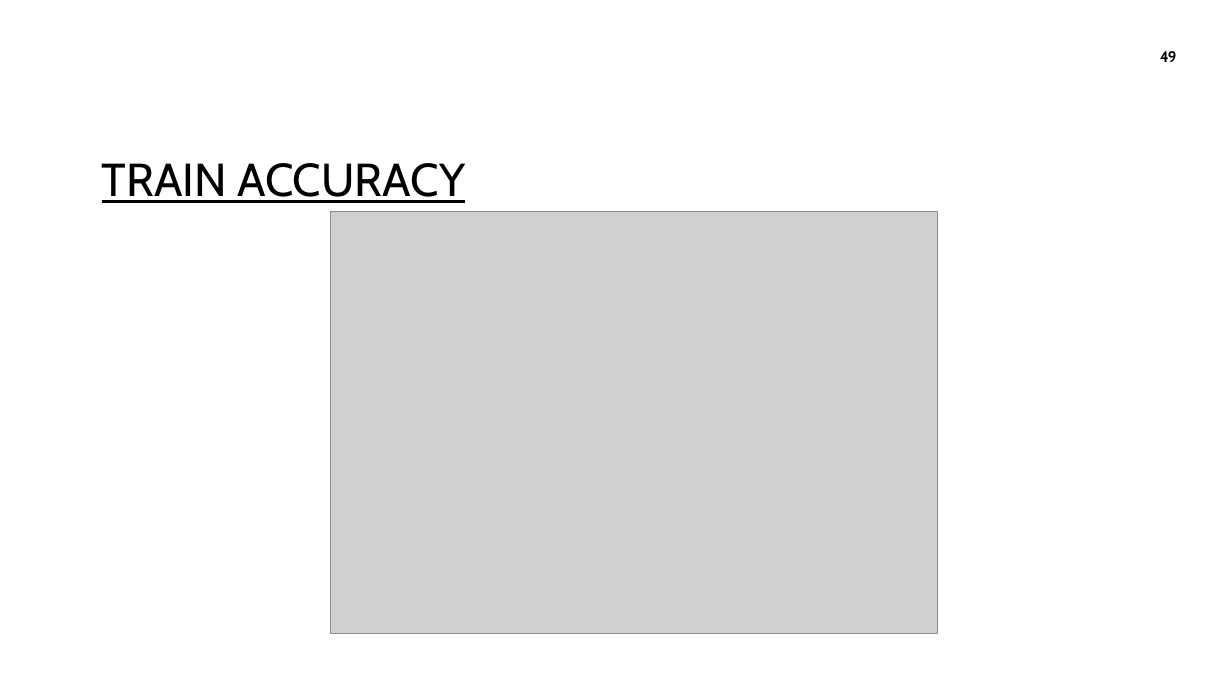
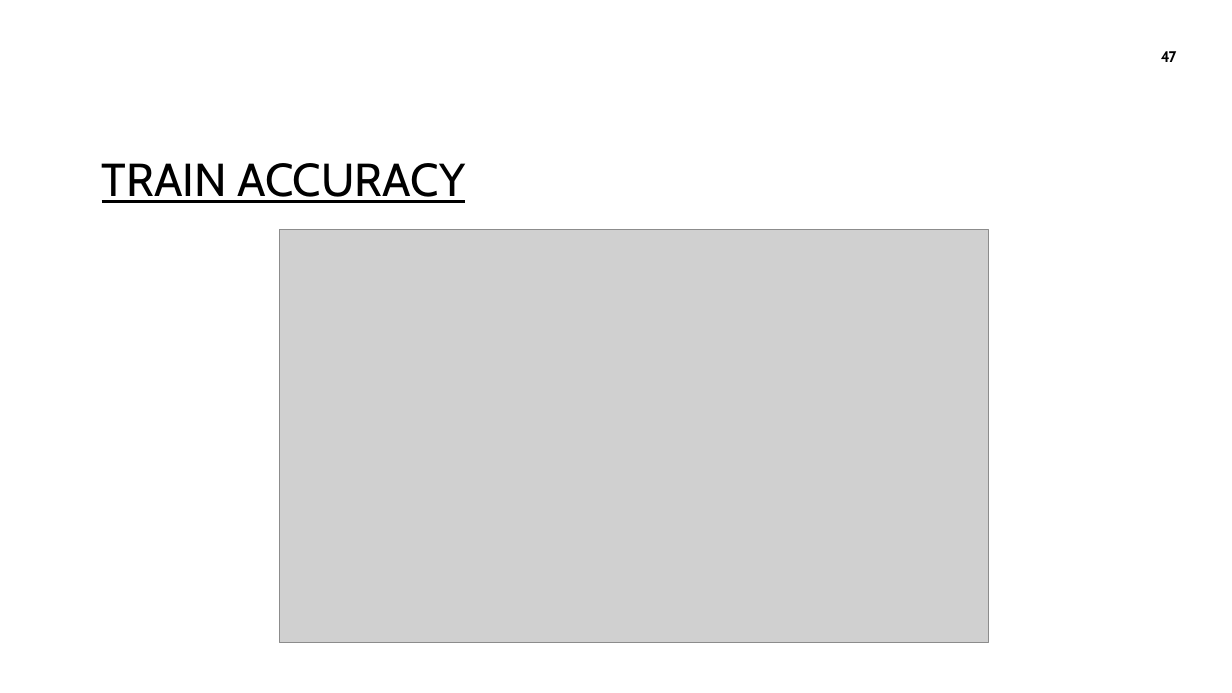
Before and after one commit to Karthikeyanswami/Hallucination-Detection-in-LLMs, a slide deck: slide 47 of MINI_PROJECT/HALLUCINATION DETECTION IN LLMs.pptx (slide 49 before the commit). Drawn at 1232x693 pixels with LibreOffice and Linux fonts; fonts in the diff are those of the drawing; grey boxes stand for pictures; background and template pictures are left out. Boxes give left, top, right and bottom in pixels: in the first picture for what was removed or moved away, otherwise in the second. Text is boxed around its words. In the diff, an @@ line names an element or a change of style, - is before the commit and + after.

```diff
--- a/MINI_PROJECT/HALLUCINATION DETECTION IN LLMs.pptx
+++ b/MINI_PROJECT/HALLUCINATION DETECTION IN LLMs.pptx
@@ page number at box(1161, 51, 1177, 62): text changed @@
-49
+47
@@ picture: place and size @@
-picture at box(331, 212, 937, 634)
+picture at box(279, 229, 988, 643)
```
Also in this commit, not shown: 4 other slides changed, 10 slides removed.
